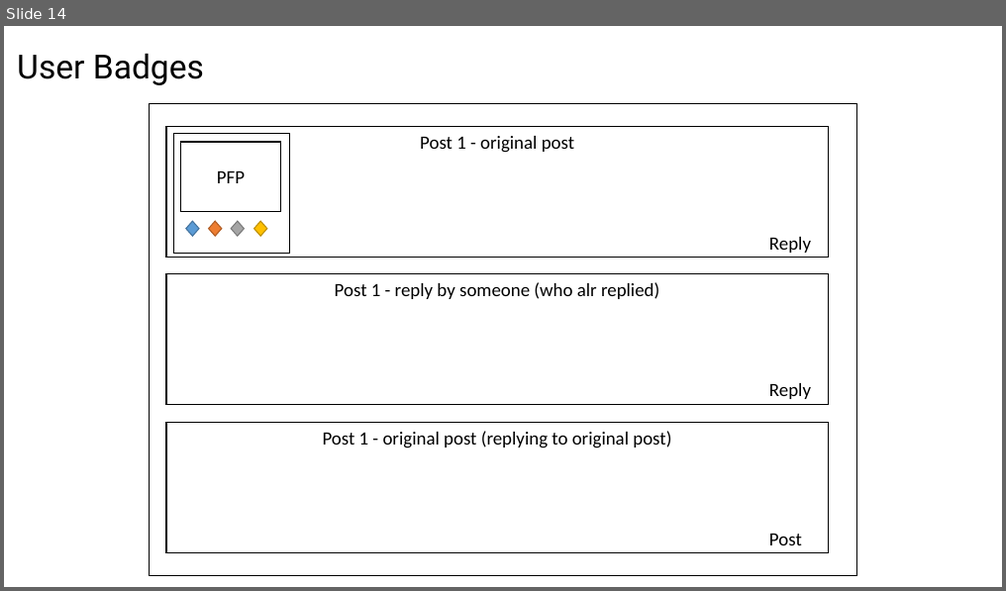
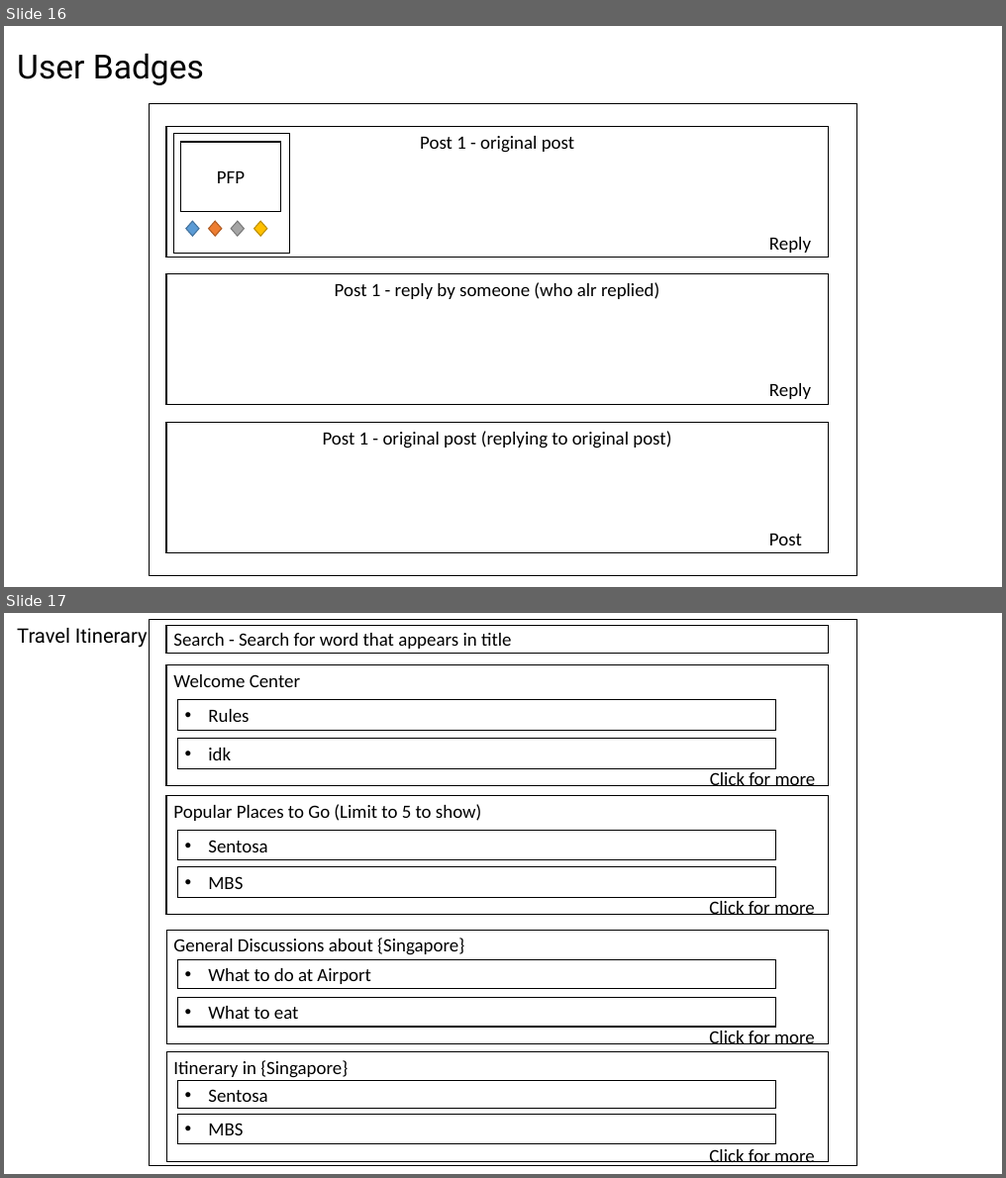
Before and after one commit to SherwinKhoo/travel-go-where, a slide deck: Project-3.pptx. Shown one above the other, each under a label of ours: slide 14 before the commit, slides 16 and 17 after it. The pictures are 1006x591 and 1006x1178 pixels, drawn with LibreOffice and Linux fonts; fonts in the diff are those of the drawing. Boxes give left, top, right and bottom in pixels: in the first picture for what was removed or moved away, otherwise in the second. Text is boxed around its words. In the diff, an @@ line names an element or a change of style, - is before the commit and + after.

```diff
--- a/Project-3.pptx
+++ b/Project-3.pptx
@@ slide 17 added at [4, 613, 1002, 1174], background #FFFFFF @@
@@ text added at [17, 628, 148, 648], 19.2 pt, text #000000 @@
+Travel Itinerary
@@ rectangle added at [150, 620, 856, 1166], outline #000000 1 pt @@
@@ rectangle added at [166, 625, 829, 653], outline #000000 1 pt, 18 pt, text #000000 @@
+Search - Search for word that appears in title
@@ group added at [166, 665, 829, 786]: 3 rectangles, 1 text @@
+Welcome Center
+• Rules
+• idk
+Click for more
@@ group added at [166, 796, 829, 915]: 3 rectangles, 1 text @@
+Popular Places to Go (Limit to 5 to show)
+• Sentosa
+• MBS
+Click for more
@@ rectangle added at [166, 1053, 829, 1161], outline #000000 1 pt, 18 pt, text #000000 @@
+Itinerary in {Singapore}
@@ group added at [166, 931, 829, 1045]: 3 rectangles, 1 text @@
+General Discussions about {Singapore}
+• What to do at Airport
+• What to eat
+Click for more
@@ rectangle added at [177, 1081, 776, 1109], outline #000000 1 pt, 18 pt, text #000000 @@
+• Sentosa
@@ rectangle added at [177, 1115, 776, 1144], outline #000000 1 pt, 18 pt, text #000000 @@
+• MBS
@@ text added at [709, 1150, 815, 1166], 18 pt, text #000000 @@
+Click for more
@@ what was slide 14 is now slide 16 @@
```
Also in this commit, not shown: 2 slides changed, 4 other slides added, 1 slide removed.
